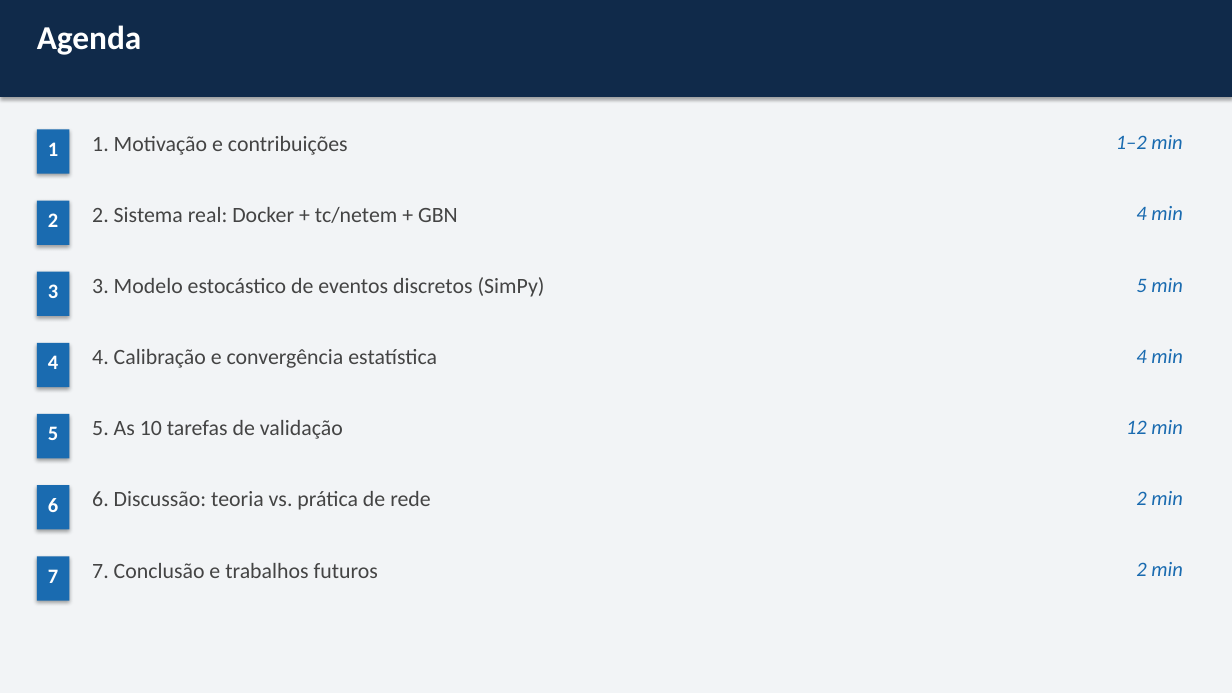
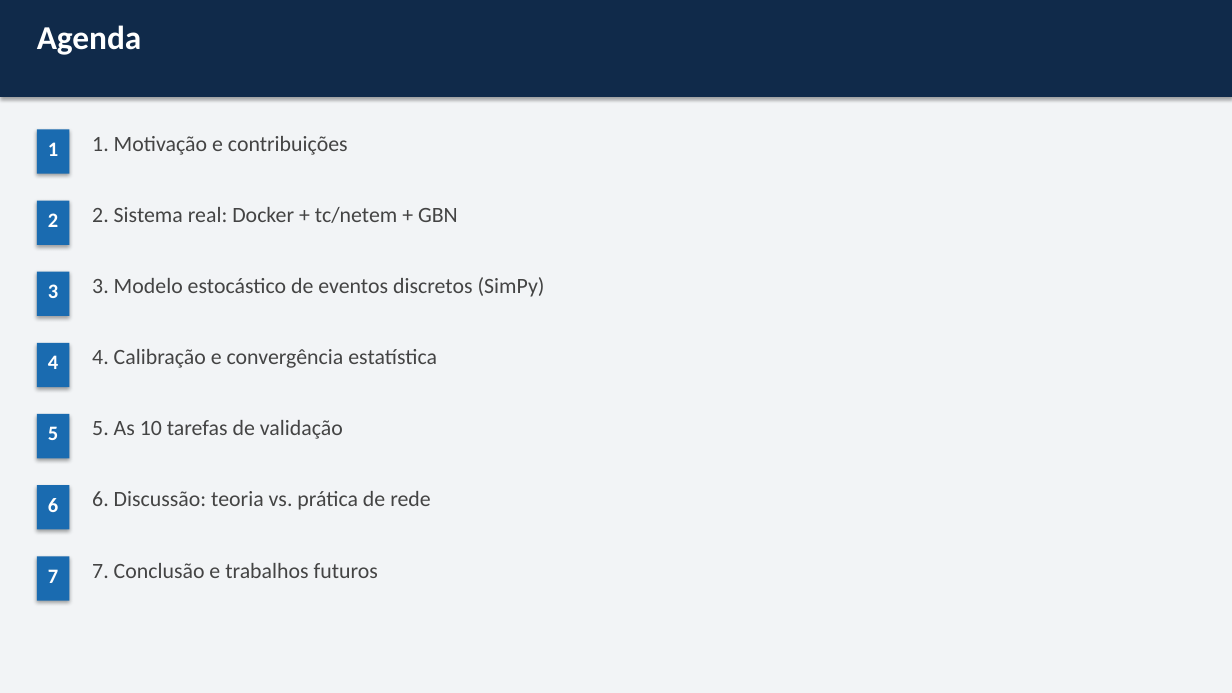
Before and after one commit to Anth0nYM/redes-de-computadores-dccmapi, a slide deck: slide 2 of paper/fase2_slides.pptx. Drawn at 1232x693 pixels with LibreOffice and Linux fonts; fonts in the diff are those of the drawing. Boxes give left, top, right and bottom in pixels: in the first picture for what was removed or moved away, otherwise in the second. Text is boxed around its words. In the diff, an @@ line names an element or a change of style, - is before the commit and + after.

```diff
--- a/paper/fase2_slides.pptx
+++ b/paper/fase2_slides.pptx
@@ text removed at (1116, 135, 1182, 149) @@
-1–2 min
@@ text removed at (1136, 206, 1182, 220) @@
-4 min
@@ text removed at (1136, 278, 1182, 292) @@
-5 min
@@ text removed at (1136, 349, 1182, 363) @@
-4 min
@@ text removed at (1126, 420, 1182, 434) @@
-12 min
@@ text removed at (1136, 491, 1182, 505) @@
-2 min
@@ text removed at (1136, 562, 1182, 576) @@
-2 min
```
Also in this commit, not shown: 11 other slides changed, 1 slide added, 3 other files.
